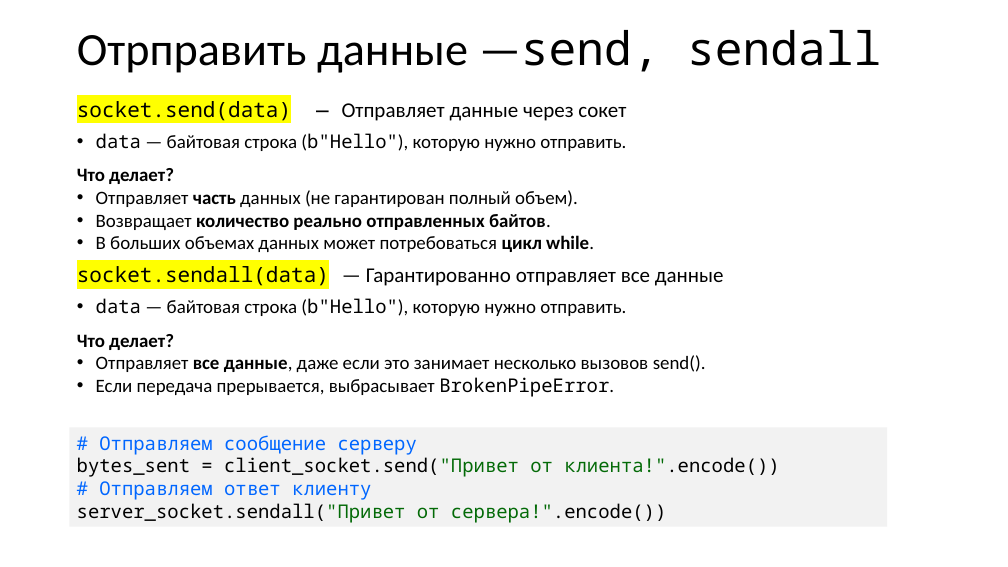
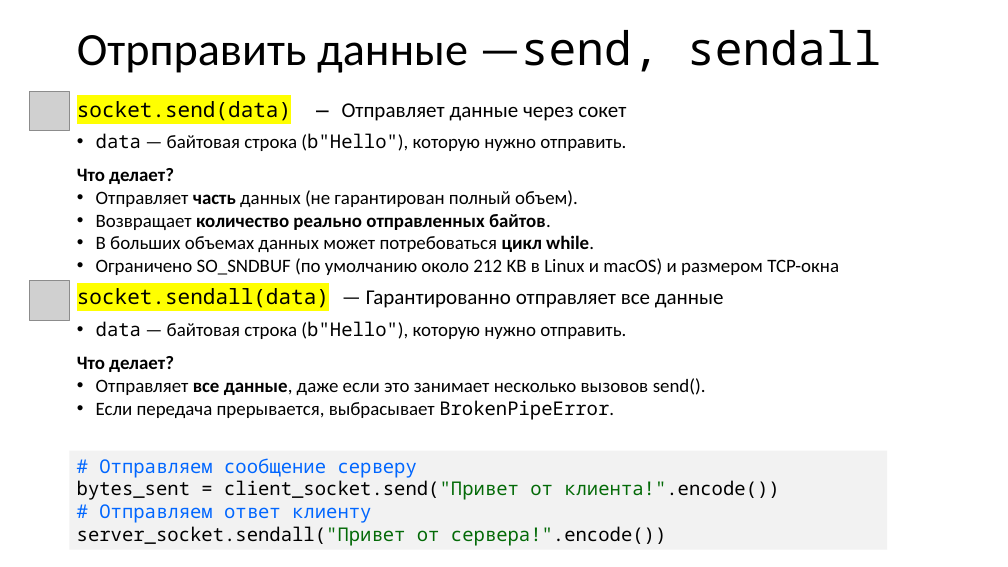
Before and after one commit to xtrueman/network_programming, a slide deck: slide 16 of Sockets.pptx (slide 15 before the commit). Drawn at 1008x567 pixels with LibreOffice and Linux fonts; fonts in the diff are those of the drawing; grey boxes stand for pictures. Boxes give left, top, right and bottom in pixels: in the first picture for what was removed or moved away, otherwise in the second. Text is boxed around its words. In the diff, an @@ line names an element or a change of style, - is before the commit and + after.

```diff
--- a/Sockets.pptx
+++ b/Sockets.pptx
@@ picture added at bbox=[29, 91, 70, 132] @@
@@ text at bbox=[96, 258, 839, 275]: paragraph added @@
+• Ограничено SO_SNDBUF (по умолчанию около 212 KB в Linux и macOS) и размером TCP-окна
@@ picture added at bbox=[29, 281, 70, 321] @@
@@ rectangle "# Отправляем сообщение серверу bytes_sent ...": place and size @@
-rectangle "# Отправляем сообщение серверу bytes_sent ..." at bbox=[70, 428, 888, 527]
+rectangle "# Отправляем сообщение серверу bytes_sent ..." at bbox=[70, 451, 888, 550]
```
Also in this commit, not shown: 10 other slides changed, 13 slides added, 5 other files.
